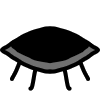
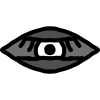
The second w=100, h=100 image is a revision of the first. Changes to its layers:
hid "closed lashes" over [5, 30, 94, 91]
added layer "half closed lashes" above "half closed lid outline" over [5, 30, 94, 64]
added layer "half closed lid outline" above "outline" over [5, 30, 94, 91]
moved "outline" above "half closed fill" over [5, 30, 94, 91]
added layer "half closed fill" above "pupil" over [5, 30, 94, 91]
showed "pupil", painted on it over [5, 30, 94, 91]
showed "fill" over [5, 30, 94, 91]
hid "closed fill" over [5, 30, 94, 91]
